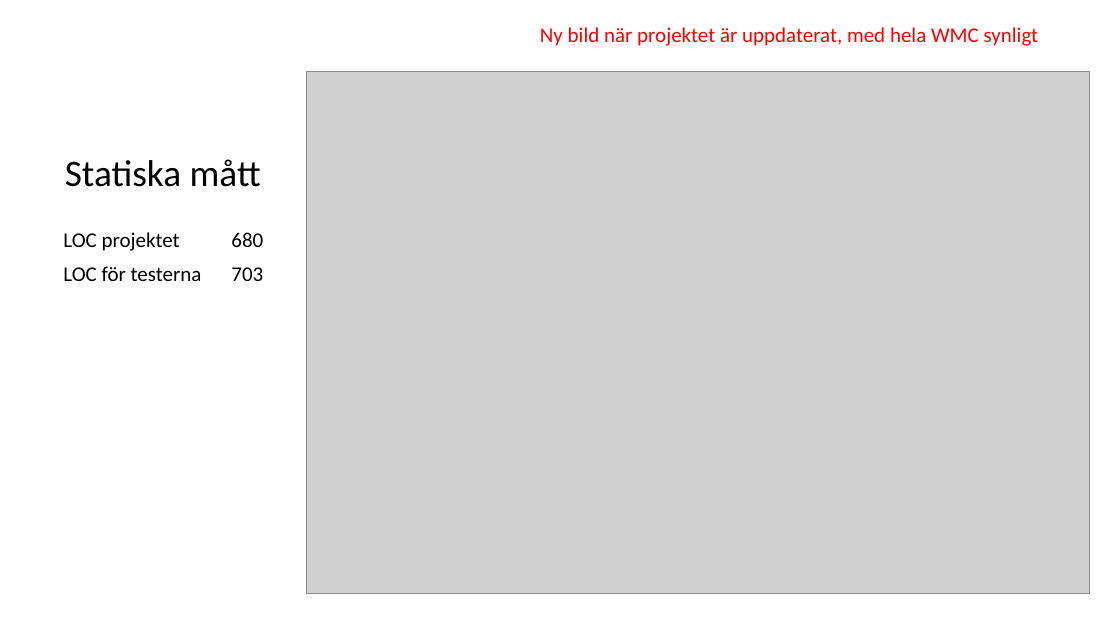
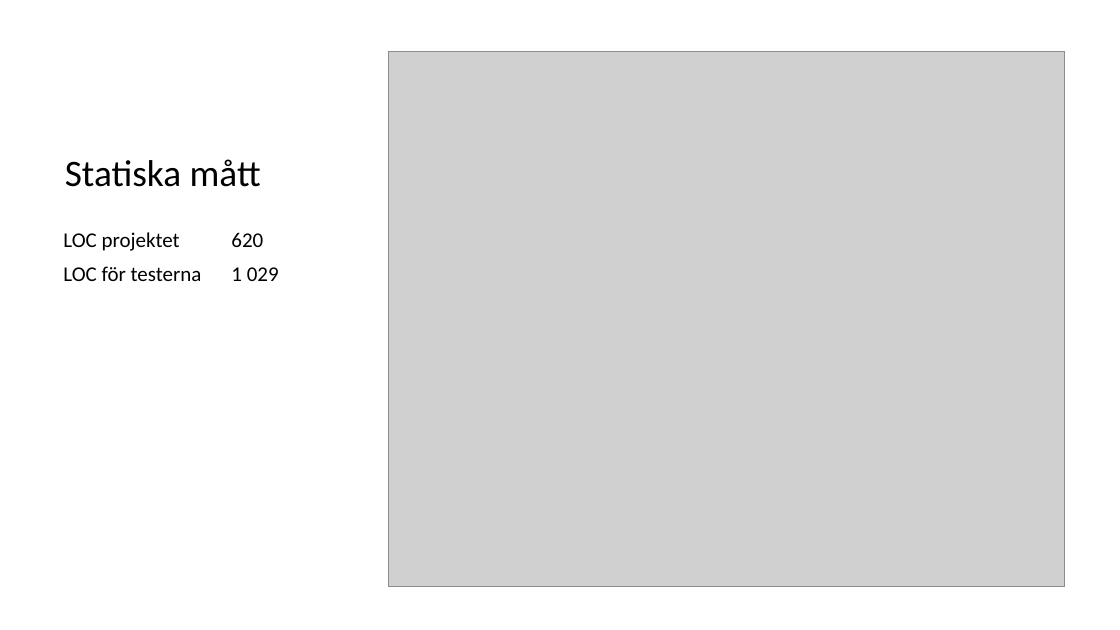
Before and after one commit to hampusidstam/InteGame, a slide deck: slide 31 of docs/Slutredovisning_grp5_v9.pptx. Drawn at 1120x630 pixels with LibreOffice and Linux fonts; fonts in the diff are those of the drawing; grey boxes stand for pictures. Boxes give left, top, right and bottom in pixels: in the first picture for what was removed or moved away, otherwise in the second. Text is boxed around its words. In the diff, an @@ line names an element or a change of style, - is before the commit and + after.

```diff
--- a/docs/Slutredovisning_grp5_v9.pptx
+++ b/docs/Slutredovisning_grp5_v9.pptx
@@ text removed at (540, 27, 1039, 46) @@
-Ny bild när projektet är uppdaterat, med hela WMC synligt
@@ picture: place and size @@
-picture at (307, 71, 1090, 593)
+picture at (388, 51, 1065, 587)
@@ text at (63, 232, 279, 281): text changed @@
-LOC projektet 680
-LOC för testerna 703
+LOC projektet 620
+LOC för testerna 1 029
```
Also in this commit, not shown: 8 other slides changed.
